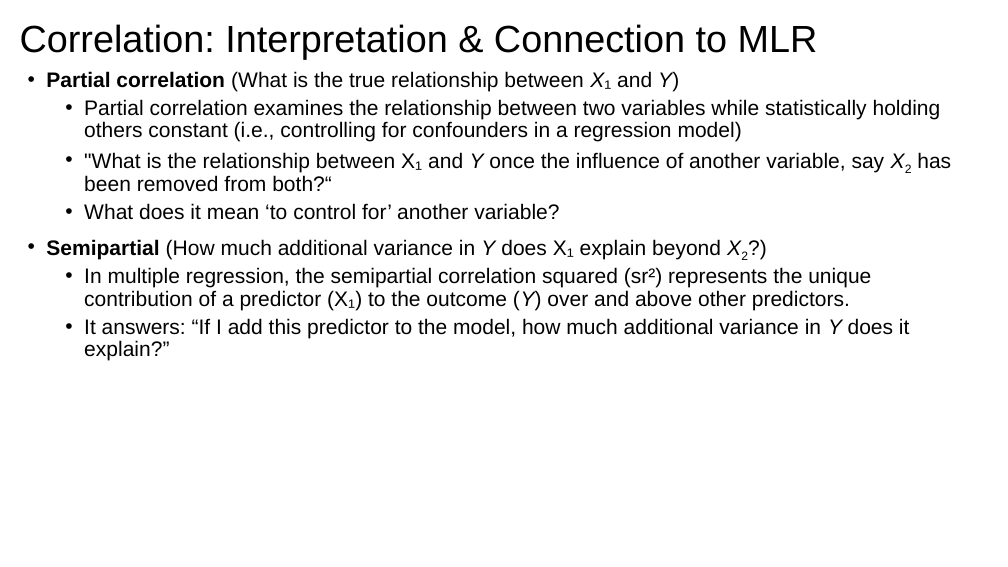
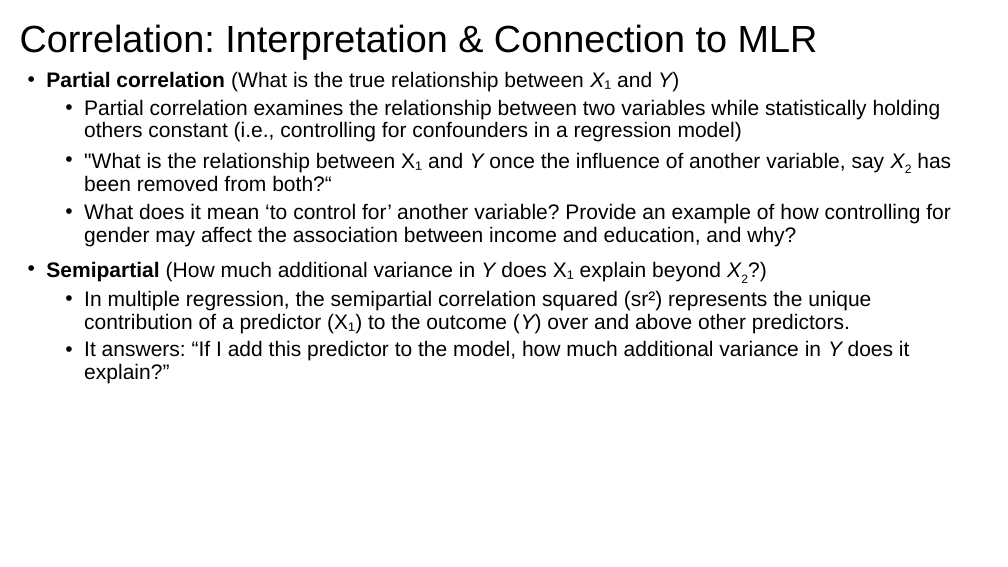
Before and after one commit to issues-osu/statsii-spring2026, a slide deck: slide 9 of slides/Effect_Sizes/Effect Size, Confidence Intervals, and Diagnostic.pptx. Drawn at 1008x567 pixels with LibreOffice and Linux fonts; fonts in the diff are those of the drawing. Boxes give left, top, right and bottom in pixels: in the first picture for what was removed or moved away, otherwise in the second. Text is boxed around its words. In the diff, an @@ line names an element or a change of style, - is before the commit and + after.

```diff
--- a/slides/Effect_Sizes/Effect Size, Confidence Intervals, and Diagnostic.pptx
+++ b/slides/Effect_Sizes/Effect Size, Confidence Intervals, and Diagnostic.pptx
@@ text at <box>84,203,951,246</box>: text changed @@
-  • What does it mean ‘to control for’ another variable?
+  • What does it mean ‘to control for’ another variable? Provide an example of how controlling for gender may affect the association between income and education, and why?
```
Also in this commit, not shown: 18 other slides changed, 14 slides added, 2 slides removed, 2 other files.
